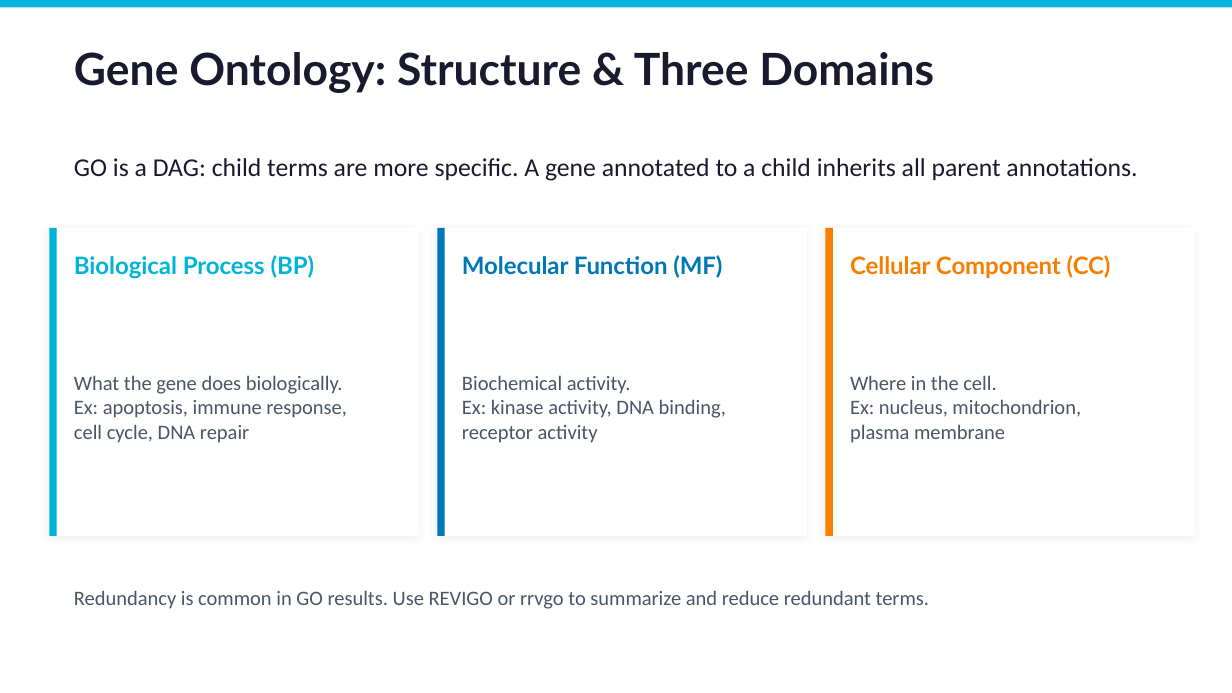
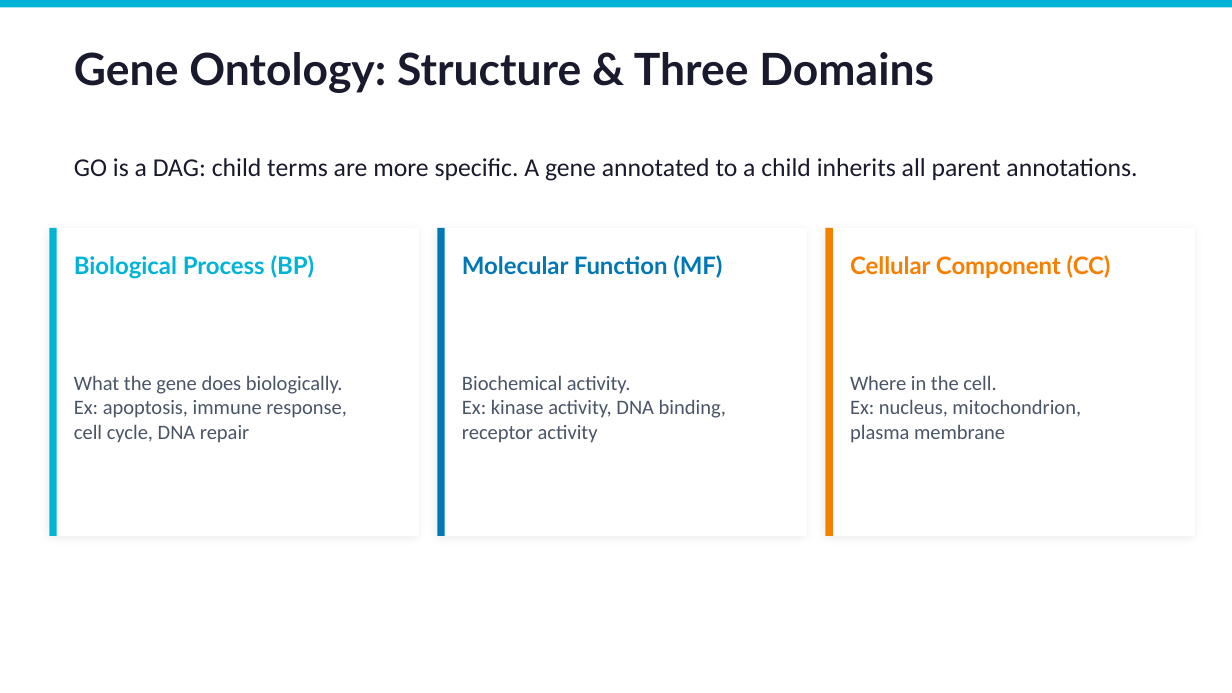
Before and after one commit to NorahSAlghamdi/bioinformatics-HCT-Training, a slide deck: slide 36 of Day6_Slides_Differential_Expression_v2.pptx (slide 31 before the commit). Drawn at 1232x693 pixels with LibreOffice and Linux fonts; fonts in the diff are those of the drawing. Boxes give left, top, right and bottom in pixels: in the first picture for what was removed or moved away, otherwise in the second. Text is boxed around its words. In the diff, an @@ line names an element or a change of style, - is before the commit and + after.

```diff
--- a/Day6_Slides_Differential_Expression_v2.pptx
+++ b/Day6_Slides_Differential_Expression_v2.pptx
@@ text removed at <box>74,590,929,609</box> @@
-Redundancy is common in GO results. Use REVIGO or rrvgo to summarize and reduce redundant terms.
```
Also in this commit, not shown: 7 other slides changed, 7 slides added, 6 slides removed.
